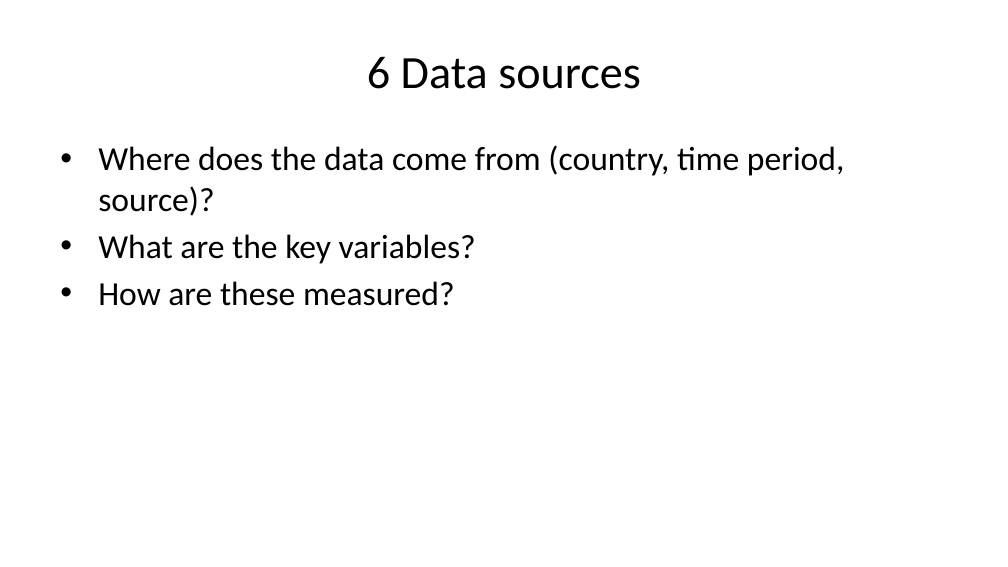
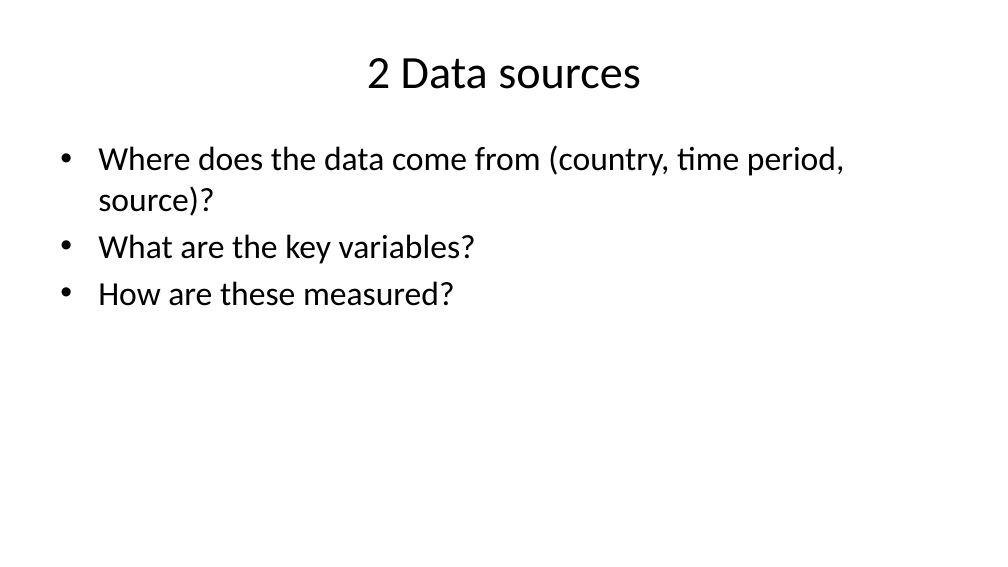
Before and after one commit to evabonin/natural_experiments_r, a slide deck: slide 4 of report_ppt.pptx (slide 8 before the commit). Drawn at 1008x567 pixels with LibreOffice and Linux fonts; fonts in the diff are those of the drawing. Boxes give left, top, right and bottom in pixels: in the first picture for what was removed or moved away, otherwise in the second. Text is boxed around its words. In the diff, an @@ line names an element or a change of style, - is before the commit and + after.

```diff
--- a/report_ppt.pptx
+++ b/report_ppt.pptx
@@ title at (x1=367, y1=58, x2=641, y2=89): text changed @@
-6 Data sources
+2 Data sources
```
Also in this commit, not shown: 6 other slides changed, 1 slide added, 5 slides removed, 2 other files.
